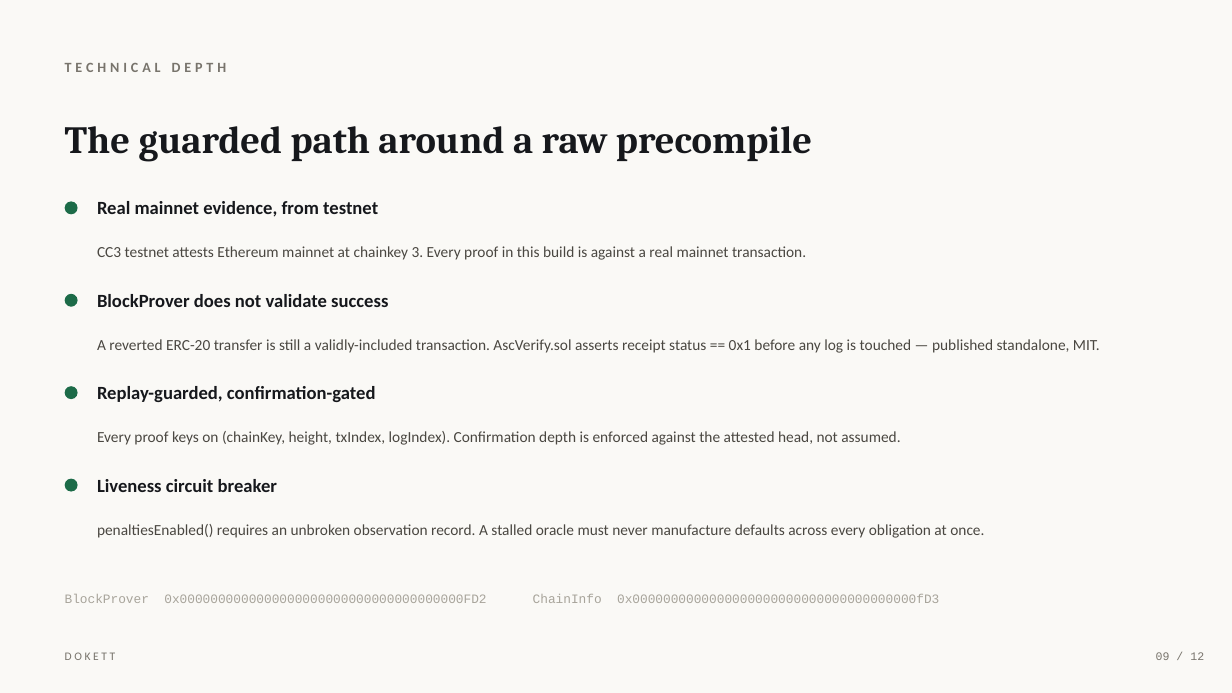
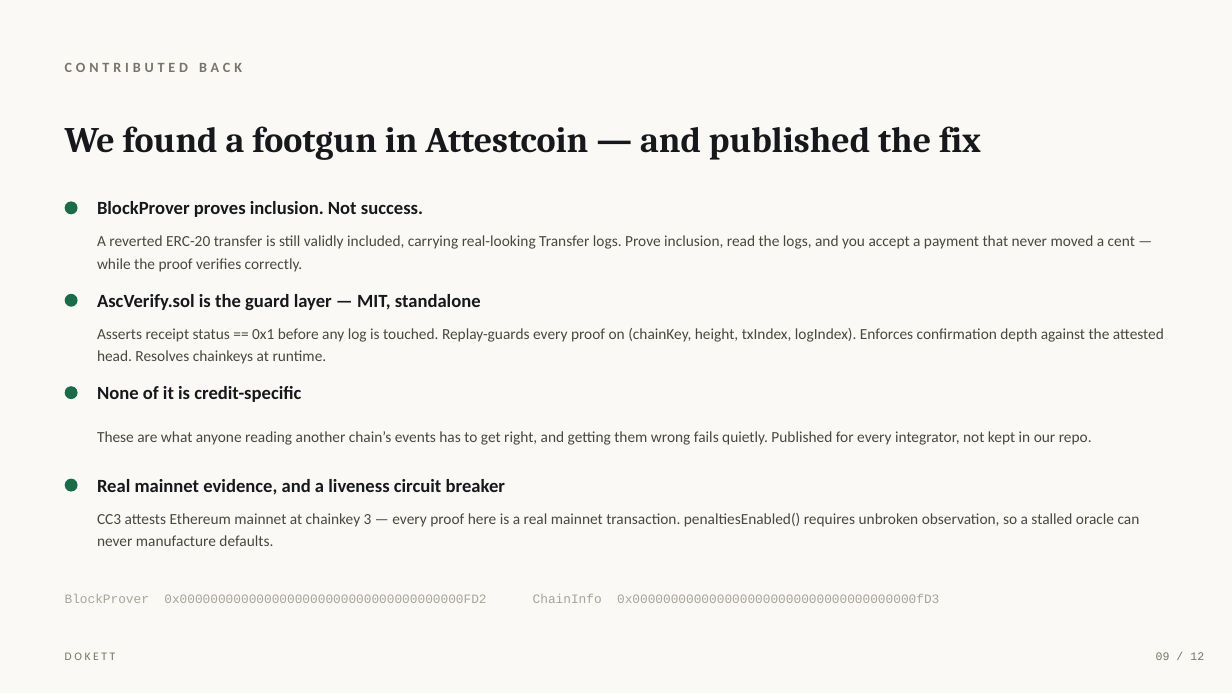
Before and after one commit to successaje/Dokett, a slide deck: slide 9 of docs/deck/dokett-deck.pptx. Drawn at 1232x693 pixels with LibreOffice and Linux fonts; fonts in the diff are those of the drawing. Boxes give left, top, right and bottom in pixels: in the first picture for what was removed or moved away, otherwise in the second. Text is boxed around its words. In the diff, an @@ line names an element or a change of style, - is before the commit and + after.

```diff
--- a/docs/deck/dokett-deck.pptx
+++ b/docs/deck/dokett-deck.pptx
@@ text at [65,63,242,72]: text changed @@
-TECHNICAL DEPTH
+CONTRIBUTED BACK
@@ text at [65,126,981,160]: text changed; size 30 to 28 pt @@
-The guarded path around a raw precompile
+We found a footgun in Attestcoin — and published the fix
@@ text at [97,201,423,217]: text changed @@
-Real mainnet evidence, from testnet
+BlockProver proves inclusion. Not success.
@@ text at [97,235,1135,272]: text changed @@
-CC3 testnet attests Ethereum mainnet at chainkey 3. Every proof in this build is against a real mainnet transaction.
+A reverted ERC-20 transfer is still validly included, carrying real-looking Transfer logs. Prove inclusion, read the logs, and you accept a payment that never moved a cent — while the proof verifies correctly.
@@ text at [97,294,481,310]: text changed @@
-BlockProver does not validate success
+AscVerify.sol is the guard layer — MIT, standalone
@@ text at [97,328,1164,364]: text changed @@
-A reverted ERC-20 transfer is still a validly-included transaction. AscVerify.sol asserts receipt status == 0x1 before any log is touched — published standalone, MIT.
+Asserts receipt status == 0x1 before any log is touched. Replay-guards every proof on (chainKey, height, txIndex, logIndex). Enforces confirmation depth against the attested head. Resolves chainkeys at runtime.
@@ text at [97,386,301,402]: text changed @@
-Replay-guarded, confirmation-gated
+None of it is credit-specific
@@ text at [97,431,1092,445]: text changed @@
-Every proof keys on (chainKey, height, txIndex, logIndex). Confirmation depth is enforced against the attested head, not assumed.
+These are what anyone reading another chain’s events has to get right, and getting them wrong fails quietly. Published for every integrator, not kept in our repo.
@@ text at [97,479,505,495]: text changed @@
-Liveness circuit breaker
+Real mainnet evidence, and a liveness circuit breaker
@@ text at [97,513,1140,546]: text changed @@
-penaltiesEnabled() requires an unbroken observation record. A stalled oracle must never manufacture defaults across every obligation at once.
+CC3 attests Ethereum mainnet at chainkey 3 — every proof here is a real mainnet transaction. penaltiesEnabled() requires unbroken observation, so a stalled oracle can never manufacture defaults.
```
Also in this commit, not shown: 4 other files.
